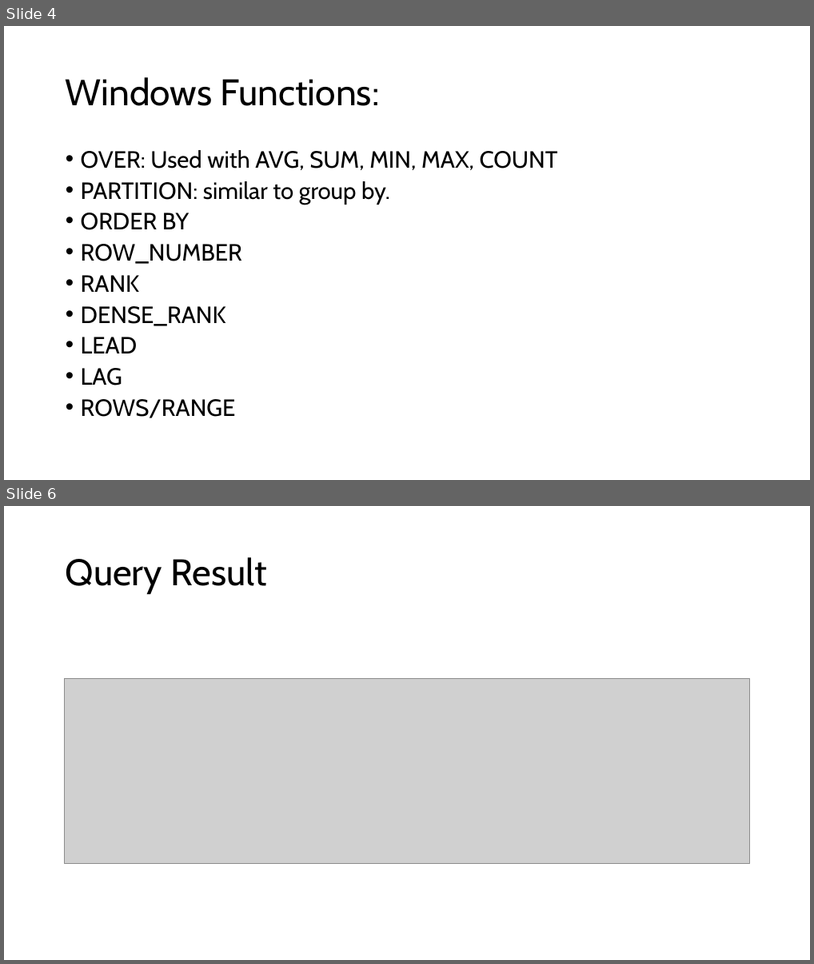
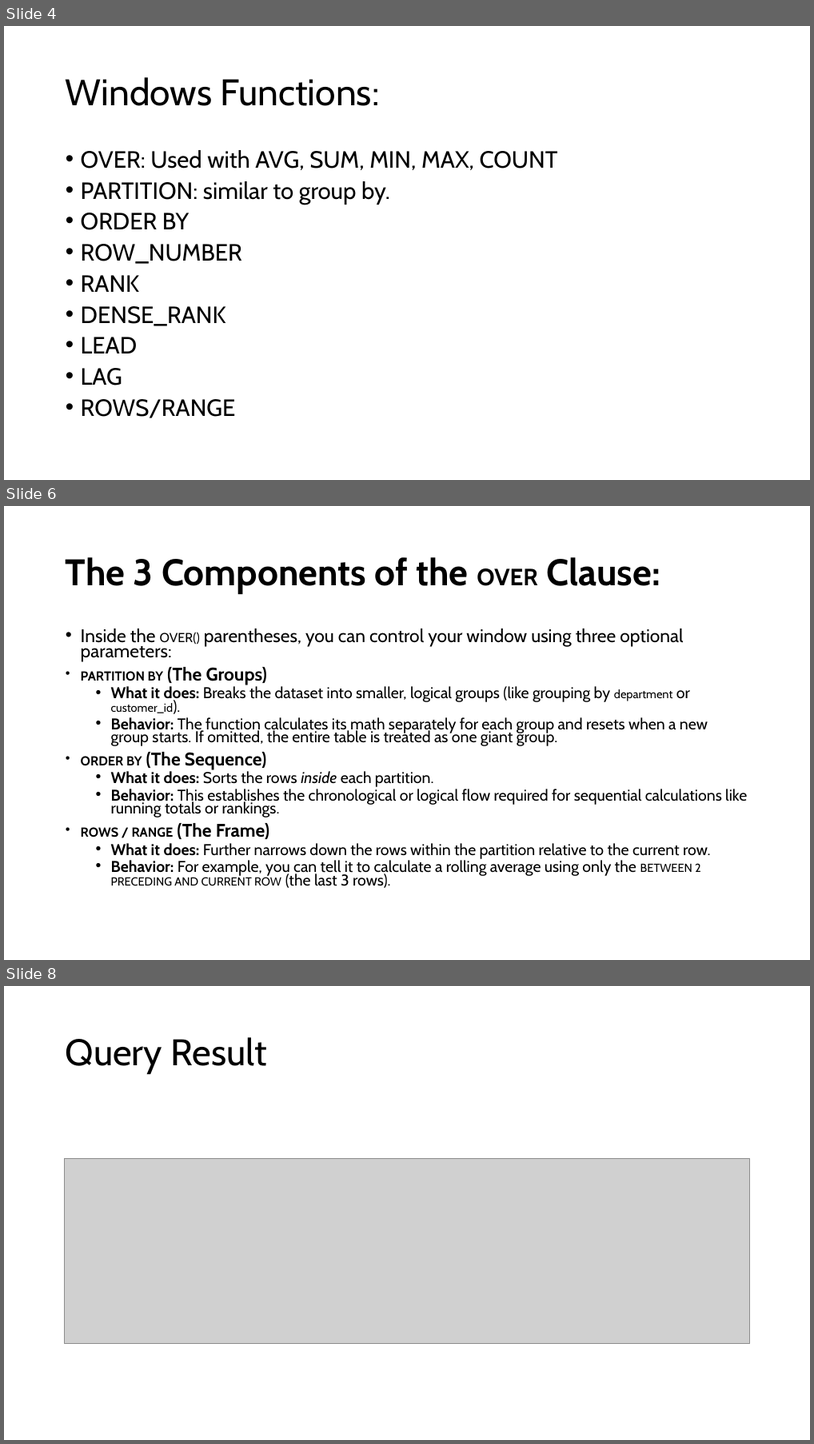
Before and after one commit to appjedi/youtube, a slide deck: SQL/Intro To SQL Day 10 Windows Functions.pptx. Shown one above the other, each under a label of ours: slides 4 and 6 before the commit, slides 4, 6 and 8 after it; the slides between them are not shown. The pictures are 814x964 and 814x1444 pixels, drawn with LibreOffice and Linux fonts; fonts in the diff are those of the drawing; grey boxes stand for pictures. Boxes give left, top, right and bottom in pixels: in the first picture for what was removed or moved away, otherwise in the second. Text is boxed around its words. In the diff, an @@ line names an element or a change of style, - is before the commit and + after.

```diff
--- a/SQL/Intro To SQL Day 10 Windows Functions.pptx
+++ b/SQL/Intro To SQL Day 10 Windows Functions.pptx
@@ slide 6 added at (x1=4, y1=506, x2=810, y2=960), background #FFFFFF @@
@@ title added at (x1=66, y1=557, x2=661, y2=594), 44 pt, text #000000, bold @@
+The 3 Components of the OVER Clause:
@@ text added at (x1=81, y1=628, x2=747, y2=888), 18.6 pt, text #000000 @@
+• Inside the OVER() parentheses, you can control your window using three optional parameters:
+• PARTITION BY (The Groups)
+  • What it does: Breaks the dataset into smaller, logical groups (like grouping by department or customer_id).
+  • Behavior: The function calculates its math separately for each group and resets when a new group starts. If omitted, the entire table is treated as one giant group.
+• ORDER BY (The Sequence)
+  • What it does: Sorts the rows inside each partition.
+  • Behavior: This establishes the chronological or logical flow required for sequential calculations like running totals or rankings.
+• ROWS / RANGE (The Frame)
+  • What it does: Further narrows down the rows within the partition relative to the current row.
+  • Behavior: For example, you can tell it to calculate a rolling average using only the BETWEEN 2 PRECEDING AND CURRENT ROW (the last 3 rows).
@@ what was slide 6 is now slide 8 @@
```
Also in this commit, not shown: 10 slides changed, 11 other slides added, 1 slide removed, 1 other file.
